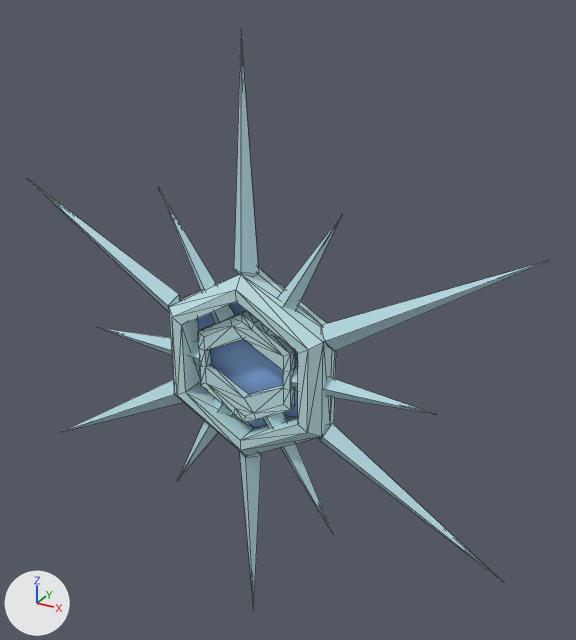
The glTF model glb_imports/SnowflakeEntity.glb: old version first, new version second.
Both versions are drawn from a camera (50 mm lens) standing at (4.04, -6.47, 3.88) and looking at (0.29, 0.35, 0.47). Lighting does not change. The marker at lower left points along +X, +Y and +Z. The picture after the commit comes second. Mesh edges are drawn as thin lines. Vertices at exactly the same position are counted once.

The first picture shows 'CentralEye', 'Spikes'.
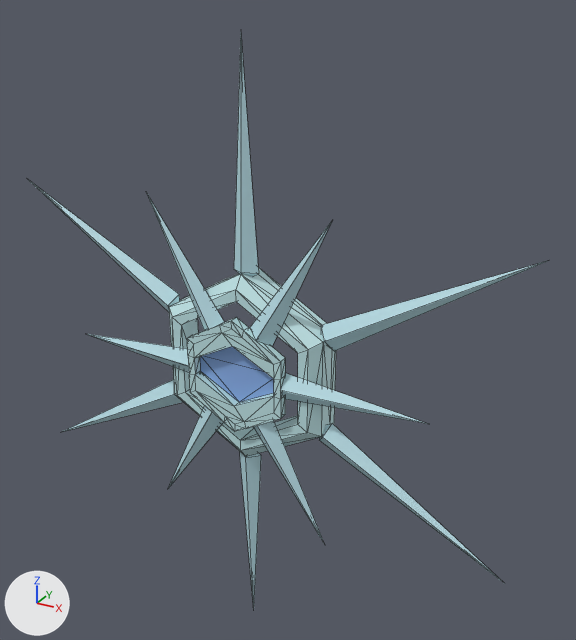
What differs and where, as boxes (x1, y1, x2, y2) in the pictures (576 x 640 px; the box of a moved part takes in the faces that stretch with it):
part 1 of me_cube, deleted: before (100, 190, 437, 534)
part 2 of me_cube, moved or reshaped (not visible before): after (87, 192, 428, 543)
part 3 of me_circle, moved or reshaped: before (198, 311, 295, 423); after (187, 317, 285, 432)

The edits, one by one:
me_cube is used by ob_spikes; location (0.0, 0.0, 0.0).
me_cube had 120 vertices, 132 faces and spanned x -2.93..2.93, y -0.1..0.1, z -3.39..3.39.
me_cube now has 78 vertices, 72 faces and spans x -2.93..2.93, y -0.3..0.0, z -3.39..3.39.
me_cube part 1: 12 loose pieces with 84 vertices, spanning x -2.1..2.1, y -0.1..0.1, z -1.82..1.82, are deleted.
Part 2, on me_cube:
6 vertices are removed from x -0.95..0.95, y 0.1, z -1.09..1.09.
24 faces are deleted.
36 vertices are added at x -2.1..2.1, y -0.3..-0.2, z -1.82..1.82.
12 new vertices lie (0.0, 0.1, 0.0) away from vertices in x -0.56..0.56, y -0.3, z -0.49..0.49.
36 new faces join them.
me_circle is used by ob_centraleye; location (0.0, 0.0, 0.0).
me_circle had 102 vertices, 200 faces and spanned x -0.93..0.93, y -0.2..0.2, z -1.08..1.08.
me_circle now has 102 vertices, 196 faces and spans x -0.93..0.93, y -0.3..0.2, z -1.08..1.08.
me_circle part 3: the loose piece of 60 vertices spanning x -0.56..0.56, y -0.1..0.0, z -0.65..0.65 is moved by (0.0, -0.2, 0.0).
